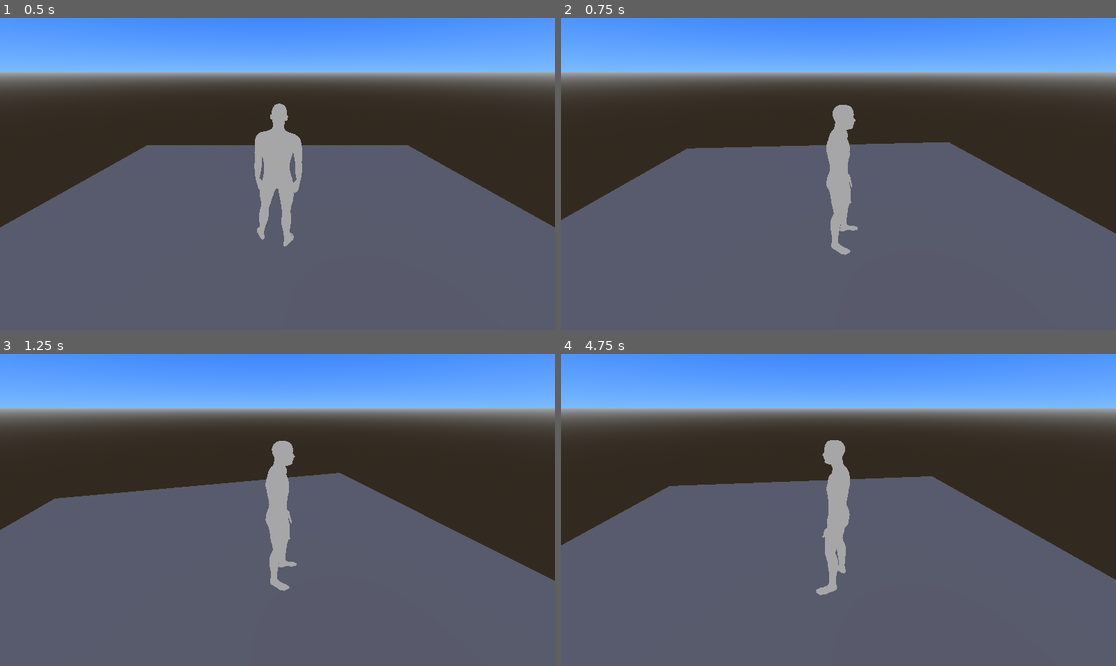
Above: before the commit, frames 1-4 (two rows, left to right).
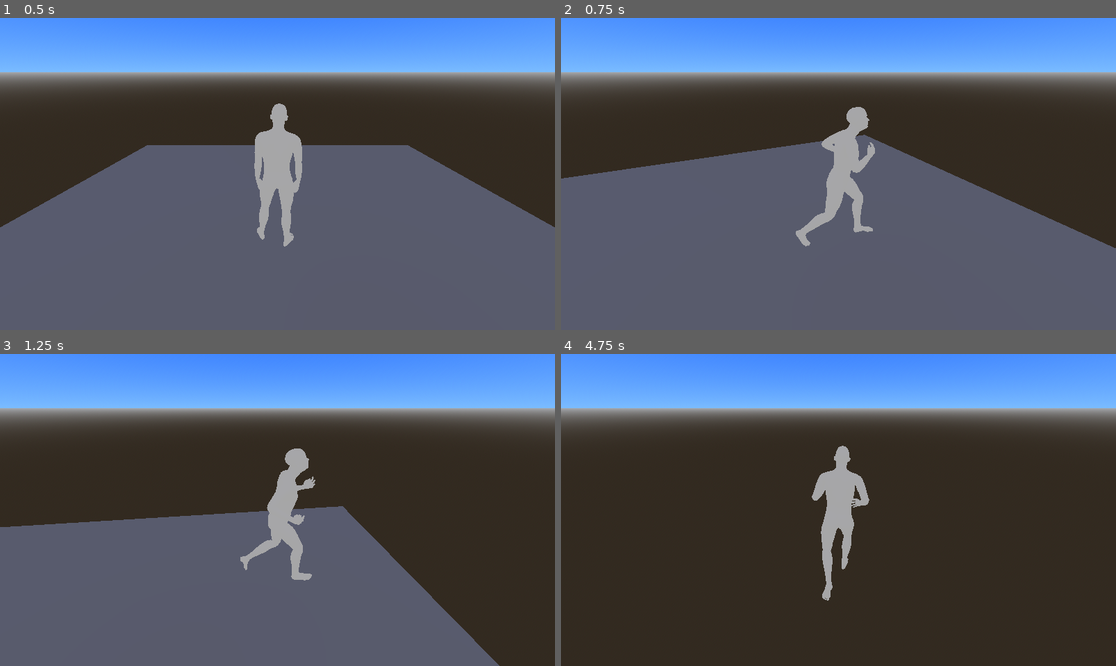
Above: after the commit, the same moments.

Repository: gothgames/goth-engine
Game: Godot game, scene res://scene/world.tscn
The game is run twice, just before and just after one commit, with the same random seed, the same clock (stepped at 60 frames per second) and the same inputs.
Inputs:
- Up to frame 1 (0.5 s): no input
- Up to frame 2 (0.75 s): tap Enter at 0.5 s; hold D (move_right) from 0.53 s (still down); tap Shift (focus_camera) at 0.6 s
- Up to frame 3 (1.25 s): keep holding D (move_right)
- Up to frame 4 (4.75 s): release D (move_right) at 1.28 s; hold S (move_backward) 1.28-2.03 s; tap Shift (focus_camera) every 0.75 s from 1.35 to 4.35 s; hold D (move_right) 2.03-2.78 s; hold W (move_forward) 2.78-3.53 s; hold A (move_left) from 3.53 s (still down)

Frame 1 is identical in both runs. In frame 2, 6.3% of the frame differs, in the area x 0-100%, y 27-76%; in frame 3, 16%; in frame 4, 52%, in the area x 0-100%, y 27-100%.
Error in both runs: Invalid access to property or key 'facing' on a base object of type 'CharacterBody3D'. (res://scene/Camera3D.gd:17)

Commit message:
run animation while running

Diff:
--- a/scene/CharacterStateRunning.gd
+++ b/scene/CharacterStateRunning.gd
@@ -7,6 +7,7 @@
 
 func enter_state():
 	print("Running")
+	sm.animation_tree.set("parameters/RunBlend/blend_amount",1.0)
 	pass # Replace with function body.
 
 
@@ -17,7 +18,7 @@
 	elif sm.input.move_force == 0:
 		sm.change_state(standing_state)
 	else:
-		sm.body.velocity = sm.input.move_vector * speed * delta
+		sm.body.velocity = sm.input.move_vector * speed
 		sm.body.move_and_slide()
 		sm.body.look_at(sm.body.position + sm.body.velocity)
 	pass
--- a/scene/CharacterStateStanding.gd
+++ b/scene/CharacterStateStanding.gd
@@ -5,11 +5,13 @@
 
 func enter_state():
 	print("Standing")
+	sm.animation_tree.set("parameters/RunBlend/blend_amount",0.0)
 	pass # Replace with function body.
 
 
 # Called every frame. 'delta' is the elapsed time since the previous frame.
 func physics_step(_delta):
+
 
 	if not sm.body.is_on_floor():
 		sm.change_state(falling_state)
--- a/scene/hero.tscn
+++ b/scene/hero.tscn
@@ -11,6 +11,10 @@
 [sub_resource type="CapsuleShape3D" id="CapsuleShape3D_twn7t"]
 radius = 0.25
 height = 1.75
+
+[sub_resource type="AnimationNodeOneShot" id="AnimationNodeOneShot_dixv2"]
+fadein_time = 0.25
+fadeout_time = 0.25
 
 [sub_resource type="AnimationNodeAnimation" id="AnimationNodeAnimation_srq43"]
 animation = &"man_animations/Idle"
@@ -23,23 +27,19 @@
 
 [sub_resource type="AnimationNodeBlend2" id="AnimationNodeBlend2_0484k"]
 
-[sub_resource type="AnimationNodeOneShot" id="AnimationNodeOneShot_dixv2"]
-fadein_time = 0.25
-fadeout_time = 0.25
-
 [sub_resource type="AnimationNodeBlendTree" id="AnimationNodeBlendTree_x2u1a"]
-graph_offset = Vector2(-800.362, 156.501)
+graph_offset = Vector2(-730.56, 47.728)
+nodes/ActionShot/node = SubResource("AnimationNodeOneShot_dixv2")
+nodes/ActionShot/position = Vector2(80, 144)
 nodes/Animation/node = SubResource("AnimationNodeAnimation_pl3v3")
 nodes/Animation/position = Vector2(-464, 256)
 "nodes/Animation 2/node" = SubResource("AnimationNodeAnimation_srq43")
-"nodes/Animation 2/position" = Vector2(-448, 112)
+"nodes/Animation 2/position" = Vector2(-704, 128)
 "nodes/Animation 3/node" = SubResource("AnimationNodeAnimation_n10r7")
 "nodes/Animation 3/position" = Vector2(-208, 336)
-nodes/Blend2/node = SubResource("AnimationNodeBlend2_0484k")
-nodes/Blend2/position = Vector2(-192, 112)
-nodes/OneShot/node = SubResource("AnimationNodeOneShot_dixv2")
-nodes/OneShot/position = Vector2(80, 144)
-node_connections = [&"output", 0, &"OneShot", &"OneShot", 0, &"Blend2", &"OneShot", 1, &"Animation 3", &"Blend2", 0, &"Animation 2", &"Blend2", 1, &"Animation"]
+nodes/RunBlend/node = SubResource("AnimationNodeBlend2_0484k")
+nodes/RunBlend/position = Vector2(-192, 112)
+node_connections = [&"output", 0, &"ActionShot", &"RunBlend", 0, &"Animation 2", &"RunBlend", 1, &"Animation", &"ActionShot", 0, &"RunBlend", &"ActionShot", 1, &"Animation 3"]
 
 [node name="Hero" type="CharacterBody3D"]
 
@@ -51,58 +51,58 @@
 transform = Transform3D(-1, 0, -8.74228e-08, 0, 1, 0, 8.74228e-08, 0, -1, 0, 0, 0)
 
 [node name="GeneralSkeleton" parent="hero/Rig" index="0"]
-bones/1/position = Vector3(-0.0025884, 0.930818, 0.00625508)
-bones/1/rotation = Quaternion(-0.0320116, -0.0468789, -0.0243363, 0.998091)
-bones/2/rotation = Quaternion(0.0292618, 0.0138484, 0.0233958, 0.999202)
-bones/3/rotation = Quaternion(0.0100301, 0.00343634, 0.0138496, 0.999848)
-bones/4/rotation = Quaternion(0.00980945, 0.00362132, 0.0139097, 0.999849)
-bones/5/rotation = Quaternion(0.459871, 0.498693, 0.62998, -0.378086)
-bones/6/rotation = Quaternion(0.126399, 0.801708, -0.57097, -0.123616)
-bones/7/rotation = Quaternion(0.00975567, -0.707039, 0.00975587, 0.70704)
-bones/8/rotation = Quaternion(0.0511342, 0.479012, -0.0141475, 0.876204)
-bones/9/rotation = Quaternion(0.150998, -1.92225e-06, -0.0154738, 0.988413)
-bones/10/rotation = Quaternion(0.0700819, -9.68575e-07, -0.00718167, 0.997515)
+bones/1/position = Vector3(0.00388412, 0.899776, 0.0116057)
+bones/1/rotation = Quaternion(0.120395, 0.00964049, -0.000353372, 0.992679)
+bones/2/rotation = Quaternion(-0.013568, -0.00971784, 0.0377446, 0.999148)
+bones/3/rotation = Quaternion(-0.00519422, -0.0336012, -0.00757665, 0.999393)
+bones/4/rotation = Quaternion(-0.0109601, -0.0330409, -0.00466159, 0.999383)
+bones/5/rotation = Quaternion(0.569865, 0.423053, 0.519953, -0.47532)
+bones/6/rotation = Quaternion(0.246356, 0.866448, -0.428392, -0.0711092)
+bones/7/rotation = Quaternion(0.597635, -0.377878, 0.597636, 0.377984)
+bones/8/rotation = Quaternion(0.00153386, 0.327599, 0.0440479, 0.943788)
+bones/9/rotation = Quaternion(0.180327, -2.5779e-06, -0.0217621, 0.983366)
+bones/10/rotation = Quaternion(0.0905405, -1.38581e-06, -0.0109264, 0.995833)
 bones/11/rotation = Quaternion(2.98023e-08, -2.98023e-08, 2.98023e-08, 1)
-bones/12/rotation = Quaternion(0.151255, -1.44541e-06, -0.0155001, 0.988373)
-bones/13/rotation = Quaternion(0.159933, -1.51992e-06, -0.0163893, 0.986992)
+bones/12/rotation = Quaternion(0.180464, -1.95205e-06, -0.0217785, 0.983341)
+bones/13/rotation = Quaternion(0.0905406, -1.01328e-06, -0.0109265, 0.995833)
 bones/14/rotation = Quaternion(-2.98023e-08, 0, 0, 1)
-bones/15/rotation = Quaternion(0.151258, -7.03782e-05, -0.0155004, 0.988373)
-bones/16/rotation = Quaternion(0.143498, -4.91738e-07, -0.0147052, 0.989541)
-bones/18/rotation = Quaternion(0.181388, -3.03984e-06, -0.0185881, 0.983236)
-bones/19/rotation = Quaternion(0.155213, -2.5779e-06, -0.0159057, 0.987753)
+bones/15/rotation = Quaternion(0.184592, 0.00639275, 0.013036, 0.982708)
+bones/16/rotation = Quaternion(0.0905406, -3.72529e-07, -0.0109265, 0.995833)
+bones/18/rotation = Quaternion(0.180327, -3.38256e-06, -0.021762, 0.983366)
+bones/19/rotation = Quaternion(0.0905406, -1.69873e-06, -0.0109264, 0.995833)
 bones/20/rotation = Quaternion(2.98023e-08, 2.98023e-08, -2.98023e-08, 1)
-bones/21/rotation = Quaternion(-0.152843, 0.812142, -0.0148235, 0.56289)
-bones/22/rotation = Quaternion(0.0400036, -0.0528787, -0.128589, 0.989479)
+bones/21/rotation = Quaternion(-0.0849194, 0.73822, 0.0726433, 0.665239)
+bones/22/rotation = Quaternion(0.0770746, 0.0186041, -0.021421, 0.996622)
 bones/23/rotation = Quaternion(1.49012e-08, -1.04308e-07, 0, 1)
-bones/24/rotation = Quaternion(0.477179, -0.477631, -0.635986, -0.373753)
-bones/25/rotation = Quaternion(-0.148633, 0.827997, -0.495875, 0.215492)
-bones/26/rotation = Quaternion(0.0411772, 0.70591, -0.0411774, 0.705903)
-bones/27/rotation = Quaternion(0.0423834, -0.57133, 0.0359969, 0.818835)
-bones/28/rotation = Quaternion(0.151288, -1.3262e-06, 0.0123243, 0.988413)
-bones/29/rotation = Quaternion(0.0702164, -6.70552e-07, 0.00571996, 0.997515)
+bones/24/rotation = Quaternion(0.563855, -0.431561, -0.530835, -0.462641)
+bones/25/rotation = Quaternion(0.112124, 0.830435, -0.453616, 0.303378)
+bones/26/rotation = Quaternion(0.502918, 0.497109, -0.502918, 0.497021)
+bones/27/rotation = Quaternion(0.0994879, -0.676832, -0.0276243, 0.728861)
+bones/28/rotation = Quaternion(0.180301, -2.22027e-06, 0.0219729, 0.983366)
+bones/29/rotation = Quaternion(0.0905278, -1.10269e-06, 0.0110323, 0.995833)
 bones/30/rotation = Quaternion(0, -1.49012e-08, -1.49012e-08, 1)
-bones/31/rotation = Quaternion(0.151545, -1.05798e-06, 0.0123451, 0.988373)
-bones/32/rotation = Quaternion(0.16024, -1.2666e-06, 0.0130535, 0.986992)
+bones/31/rotation = Quaternion(0.180301, -2.08616e-06, 0.0219729, 0.983366)
+bones/32/rotation = Quaternion(0.0905278, -1.01328e-06, 0.0110322, 0.995833)
 bones/33/rotation = Quaternion(-1.49012e-08, -1.49012e-08, -1.49012e-08, 1)
-bones/34/rotation = Quaternion(0.151548, 1.14739e-06, 0.0123455, 0.988373)
-bones/35/rotation = Quaternion(0.143773, -1.93715e-06, 0.011712, 0.989541)
+bones/34/rotation = Quaternion(0.180301, 7.00355e-07, 0.021973, 0.983366)
+bones/35/rotation = Quaternion(0.0905278, -1.62423e-06, 0.0110323, 0.995833)
 bones/36/rotation = Quaternion(0, -5.96046e-08, 0, 1)
-bones/37/rotation = Quaternion(0.181736, -5.96047e-08, 0.0148046, 0.983236)
-bones/38/rotation = Quaternion(0.15551, -1.3411e-07, 0.0126683, 0.987753)
+bones/37/rotation = Quaternion(0.180301, -7.89762e-07, 0.021973, 0.983366)
+bones/38/rotation = Quaternion(0.0905278, -3.57628e-07, 0.0110322, 0.995833)
 bones/39/rotation = Quaternion(0, -2.98023e-08, -2.98023e-08, 1)
-bones/40/rotation = Quaternion(-0.121719, -0.819587, 0.0371544, 0.558643)
-bones/41/rotation = Quaternion(0.0455579, 0.046076, 0.161691, 0.984712)
+bones/40/rotation = Quaternion(-0.0769202, -0.741812, -0.0720643, 0.662273)
+bones/41/rotation = Quaternion(0.0622886, -0.0110586, 0.0222511, 0.997749)
 bones/42/rotation = Quaternion(-1.49012e-08, -1.04308e-07, 0, 1)
-bones/43/rotation = Quaternion(0.0492007, -0.00141787, 0.0048024, 0.998776)
-bones/44/rotation = Quaternion(-0.0686147, 0.0104199, -0.000984269, 0.997588)
-bones/45/rotation = Quaternion(0.135845, 0.0745497, 0.985122, -0.074315)
-bones/46/rotation = Quaternion(-0.0391804, 0.993399, -0.106961, 0.0135461)
-bones/47/rotation = Quaternion(-0.0427024, 0.711523, -0.699548, 0.0504389)
-bones/48/rotation = Quaternion(-9.30194e-08, 0.999075, 0.0429963, -9.05499e-09)
-bones/49/rotation = Quaternion(-0.0925922, -0.0164127, 0.995197, -0.0271928)
-bones/50/rotation = Quaternion(0.0333543, 0.994346, -0.0564421, -0.0835338)
-bones/51/rotation = Quaternion(0.0110334, 0.680747, -0.731948, -0.0267118)
-bones/52/rotation = Quaternion(-4.18622e-07, 0.998142, 0.0609345, 5.92618e-07)
+bones/43/rotation = Quaternion(0.00373606, 0.0108382, 0.00559848, 0.999919)
+bones/44/rotation = Quaternion(-0.283782, 0.0621928, 0.0134649, 0.956775)
+bones/45/rotation = Quaternion(0.136549, 0.0456175, 0.989392, -0.0194152)
+bones/46/rotation = Quaternion(-0.0390521, 0.929116, -0.367698, -0.0040254)
+bones/47/rotation = Quaternion(-0.00745246, 0.788586, -0.612673, -0.052033)
+bones/48/rotation = Quaternion(-0.000290955, 0.999867, 0.0149998, 0.00636809)
+bones/49/rotation = Quaternion(-0.000690853, 0.424454, 0.905449, 0.000217111)
+bones/50/rotation = Quaternion(-0.0209428, 0.968229, -0.241545, -0.0612337)
+bones/51/rotation = Quaternion(0.0136023, 0.618175, -0.785421, -0.0280738)
+bones/52/rotation = Quaternion(-9.97349e-06, 1, 0.000819875, 9.86657e-06)
 
 [node name="AnimationPlayer" type="AnimationPlayer" parent="."]
 root_node = NodePath("../hero/Rig/GeneralSkeleton")
@@ -114,10 +114,10 @@
 tree_root = SubResource("AnimationNodeBlendTree_x2u1a")
 anim_player = NodePath("../AnimationPlayer")
 active = true
-parameters/Blend2/blend_amount = 0.0
-parameters/OneShot/active = false
-parameters/OneShot/internal_active = false
-parameters/OneShot/request = 0
+parameters/ActionShot/active = false
+parameters/ActionShot/internal_active = false
+parameters/ActionShot/request = 0
+parameters/RunBlend/blend_amount = 1.0
 
 [node name="CharacterInput" type="Node" parent="."]
 script = ExtResource("2_6c5ch")
@@ -139,7 +139,7 @@
 script = ExtResource("4_q777o")
 standing_state = NodePath("../CharacterStateStanding")
 falling_state = NodePath("../CharacterStateFalling")
-speed = 50
+speed = 5
 
 [node name="CharacterStateFalling" type="Node" parent="CharacterStateMachine" node_paths=PackedStringArray("standing_state", "running_state")]
 script = ExtResource("5_2oc0h")
Not shown: 1 places in scene/hero.tscn that only renumber resources
